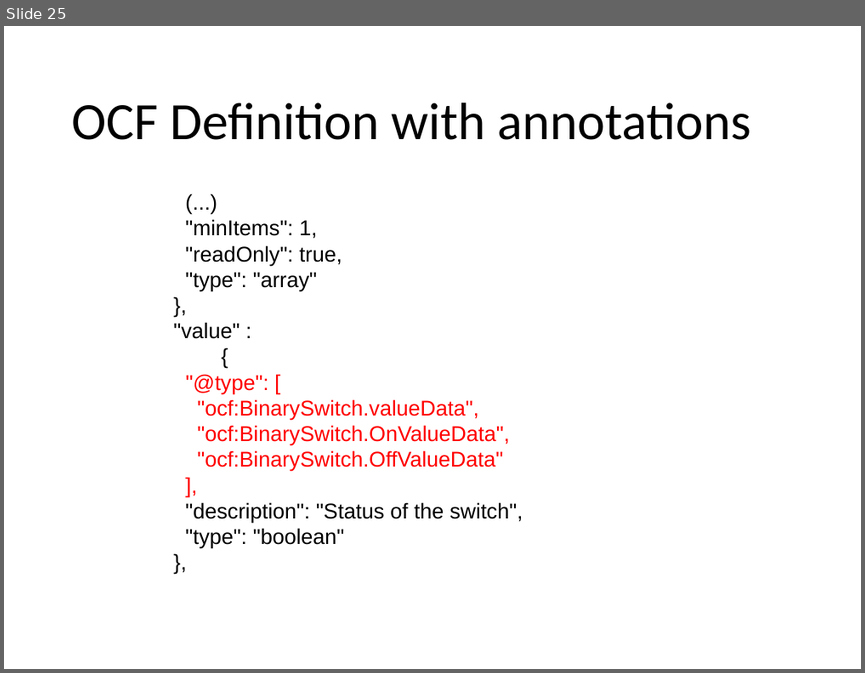
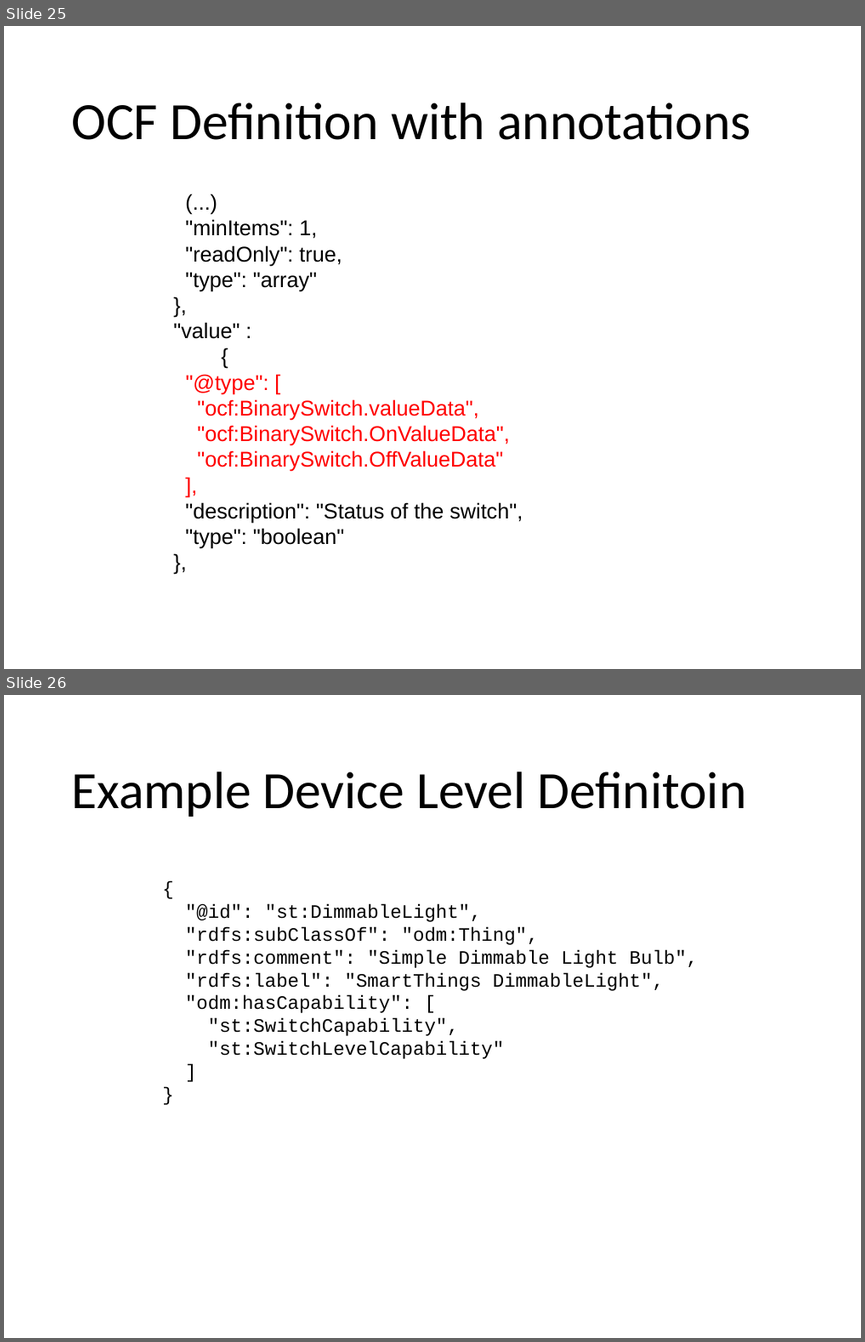
Before and after one commit to mjkoster/ODM-Examples, a slide deck: ODM-CDF.pptx. Shown one above the other, each under a label of ours: slide 25 before the commit, slides 25 and 26 after it. The pictures are 865x673 and 865x1342 pixels, drawn with LibreOffice and Linux fonts; fonts in the diff are those of the drawing. Boxes give left, top, right and bottom in pixels: in the first picture for what was removed or moved away, otherwise in the second. Text is boxed around its words. In the diff, an @@ line names an element or a change of style, - is before the commit and + after.

Commit message:
Update slides

```diff
--- a/ODM-CDF.pptx
+++ b/ODM-CDF.pptx
@@ slide 26 added at <box>4,695,861,1338</box>, background #FFFFFF @@
@@ title added at <box>71,771,746,817</box>, 44 pt, text #000000 @@
+Example Device Level Definitoin
@@ text added at <box>185,904,698,1059</box>, 16 pt, text #000000 @@
+{
+"@id": "st:DimmableLight",
+"rdfs:subClassOf": "odm:Thing",
+"rdfs:comment": "Simple Dimmable Light Bulb",
+"rdfs:label": "SmartThings DimmableLight",
+"odm:hasCapability": [
+"st:SwitchCapability",
+"st:SwitchLevelCapability"
+]
+}
```
Also in this commit, not shown: 1 other file.
